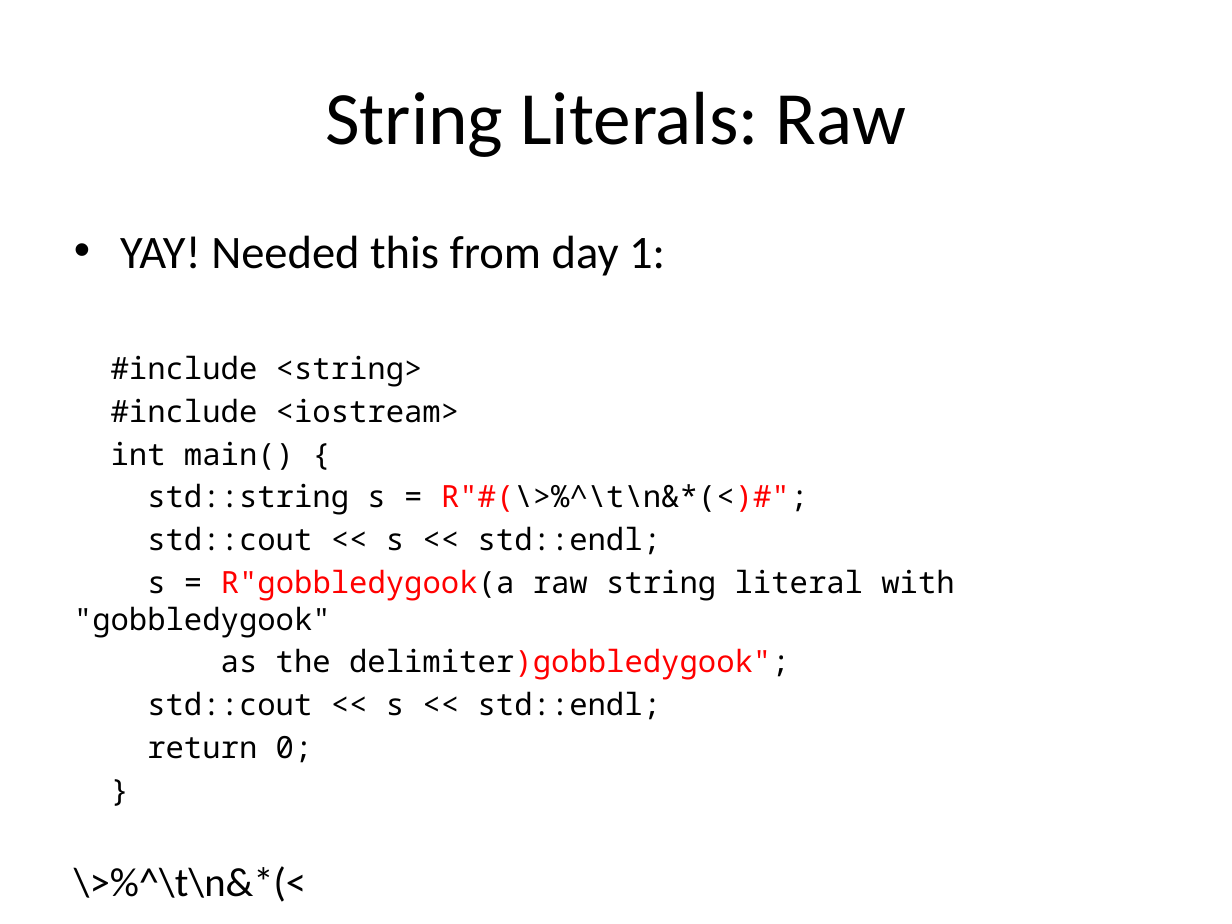
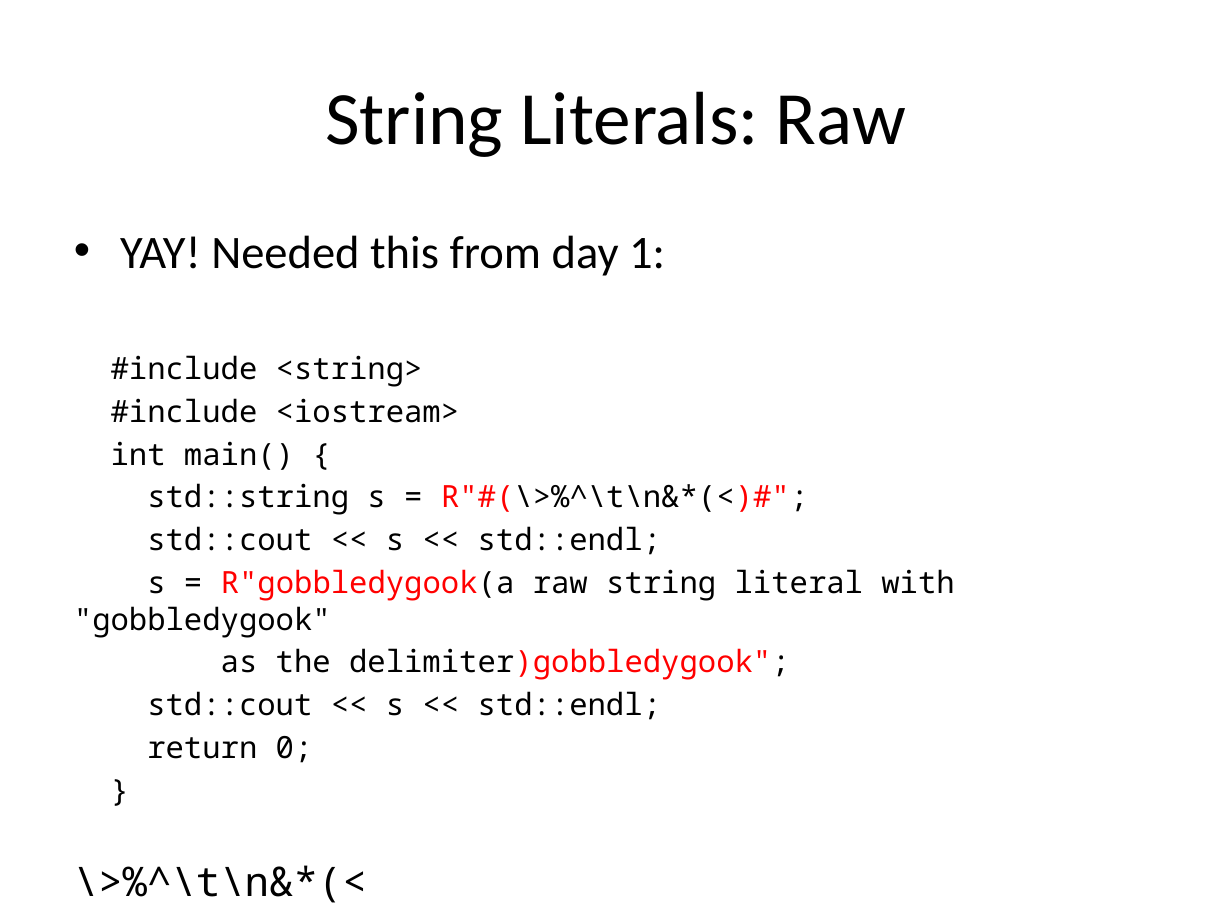
Before and after one commit to fellmad/FunWithCpp11, a slide deck: slide 27 of doc/Fun_with_C++11.pptx (slide 25 before the commit). Drawn at 1232x924 pixels with LibreOffice and Linux fonts; fonts in the diff are those of the drawing. Boxes give left, top, right and bottom in pixels: in the first picture for what was removed or moved away, otherwise in the second. Text is boxed around its words. In the diff, an @@ line names an element or a change of style, - is before the commit and + after.

```diff
--- a/doc/Fun_with_C++11.pptx
+++ b/doc/Fun_with_C++11.pptx
@@ text at [74, 865, 367, 903]: font Calibri to Noto Sans Mono in "\>%^\t\n&*(<" @@
```
Also in this commit, not shown: 4 other slides changed, 5 slides added.
